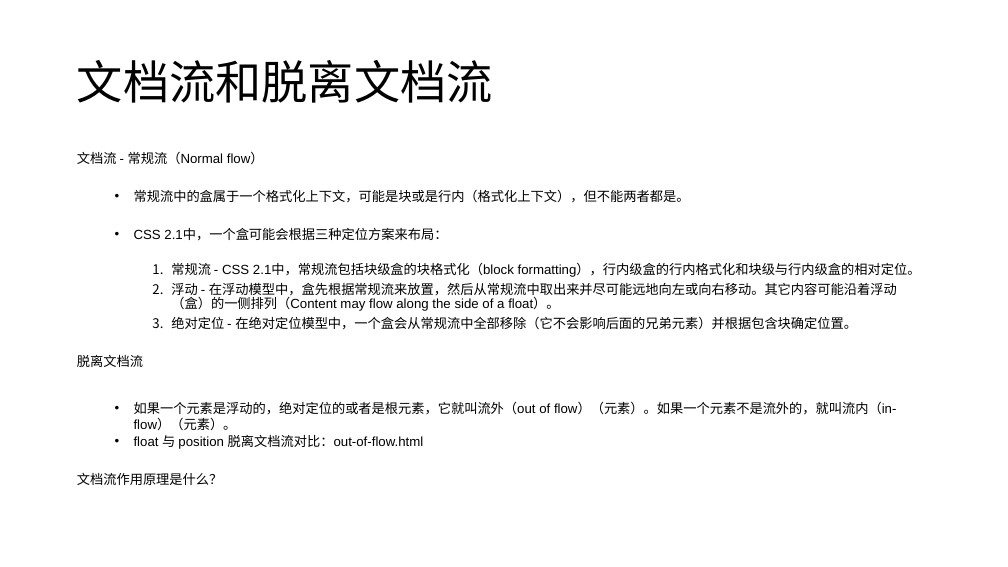
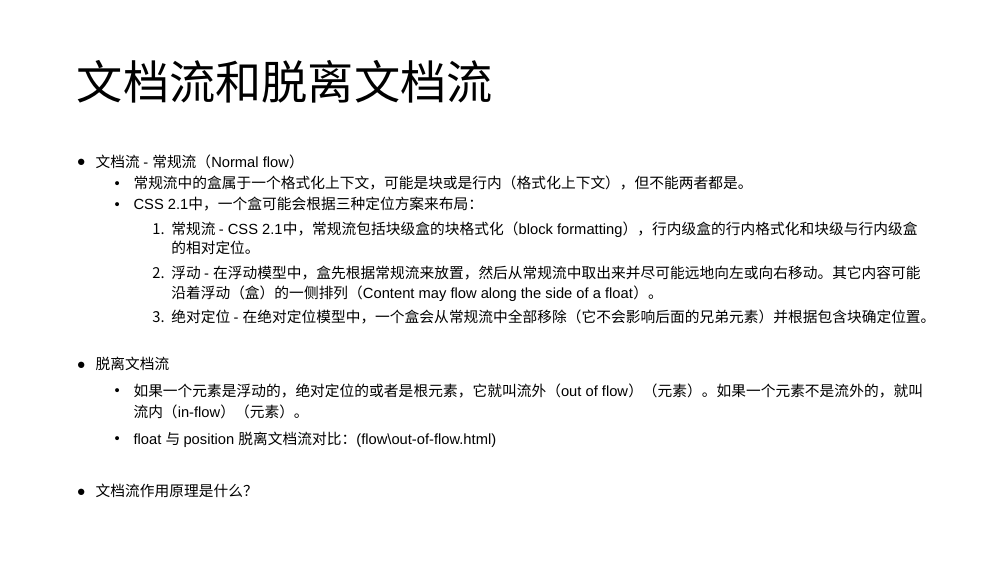
Before and after one commit to FBmm/Frontend-blog, a slide deck: slide 13 of CSS/css分享/css分享 - 常见CSS布局最佳实践.pptx (slide 8 before the commit). Drawn at 1008x567 pixels with LibreOffice and Linux fonts; fonts in the diff are those of the drawing. Boxes give left, top, right and bottom in pixels: in the first picture for what was removed or moved away, otherwise in the second. Text is boxed around its words. In the diff, an @@ line names an element or a change of style, - is before the commit and + after.

```diff
--- a/CSS/css分享/css分享 - 常见CSS布局最佳实践.pptx
+++ b/CSS/css分享/css分享 - 常见CSS布局最佳实践.pptx
@@ text at <box>96,154,936,497</box>: size 12.6 to 14 pt in "文档流 - 常规流（Normal flow）", "常规流中的盒属于一个格式化上下文，可能是块或是行内（格式化上下文），但不能两者都是。", "CSS 2.1中，一个盒可能会根据三种定位方案来布局：", "常规流 - CSS 2.1中，常规流包括块级盒的块格式化（block formatting），行内级盒的行内格式化和块级 ..." and 5 more places; bullet none to ●; line spacing 0.7 to 0.9; line spacing 0.9 to 1.1; line spacing 1 to 1.2 @@
@@ text at <box>134,431,496,447</box>: text changed; size 12.6 to 14 pt @@
-  • float 与 position 脱离文档流对比：out-of-flow.html
+  • float 与 position 脱离文档流对比：(flow\out-of-flow.html)
```
Also in this commit, not shown: 11 other slides changed, 8 slides added, 16 other files.
